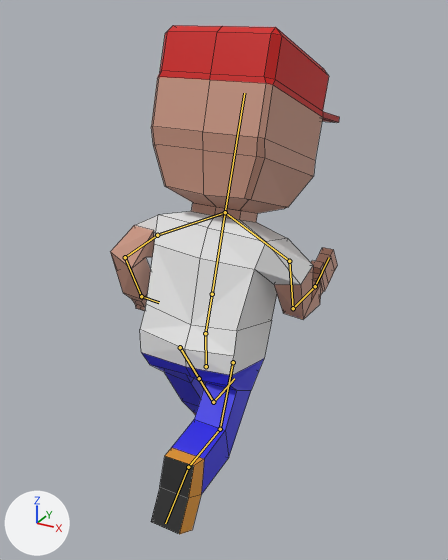
A saved change to the Blender file blend/player.blend.
The view is the same before and after, from a camera (50 mm lens) standing at (1.36, -2.29, 2.31) and looking at (0.02, 0.15, 1.09). Arrows for +X, +Y and +Z are at lower left; the lights stay in place. Both versions are drawn at frame 0 of the action 'run'; the numbers are the values there. The bones that bend it are drawn over the model as lines. Mesh edges are drawn as thin lines.

Names of what the first picture shows: 'Character'.
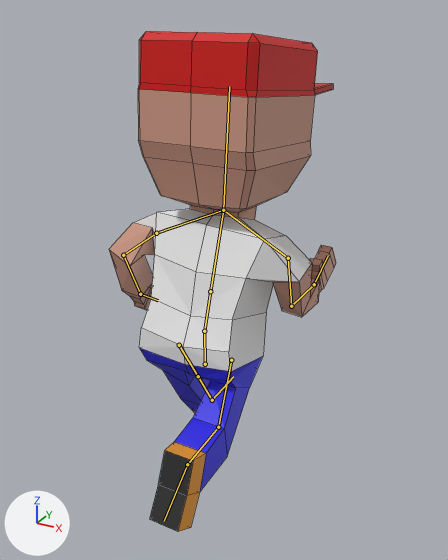
Patch to the scene script:
```diff
--- a/blend/player.blend.py
+++ b/blend/player.blend.py
@@ bone_rig_object @@
 bone_rig_object = bpy.data.objects['Armature']  # the whole rig 'Armature'
-bone_rig_object.location = (0.0, 0.0, 0.0)
+bone_rig_object.location = (-0.007, 0.0, 0.012)
@@ bone_head @@
 bone_head = bpy.data.objects['Armature'].pose.bones['head']  # child of 'upperSpine'
-bone_head.rotation_quaternion = (1.0, 0.0, 0.0, 0.0)  # degrees (0, 0, 0)
+bone_head.rotation_quaternion = (0.993, -0.119, 0.0, 0.0)  # degrees (-14, 0, 0)
```

What differs and where, as boxes [x1, y1, x2, y2] in the pictures (448 x 560 px):
'Character', posed
    before: [110, 26, 339, 534]
    after: [109, 31, 336, 532]
bone 'head', root to tip
    before: (225, 212) to (244, 93)
    after: (223, 210) to (229, 86)
